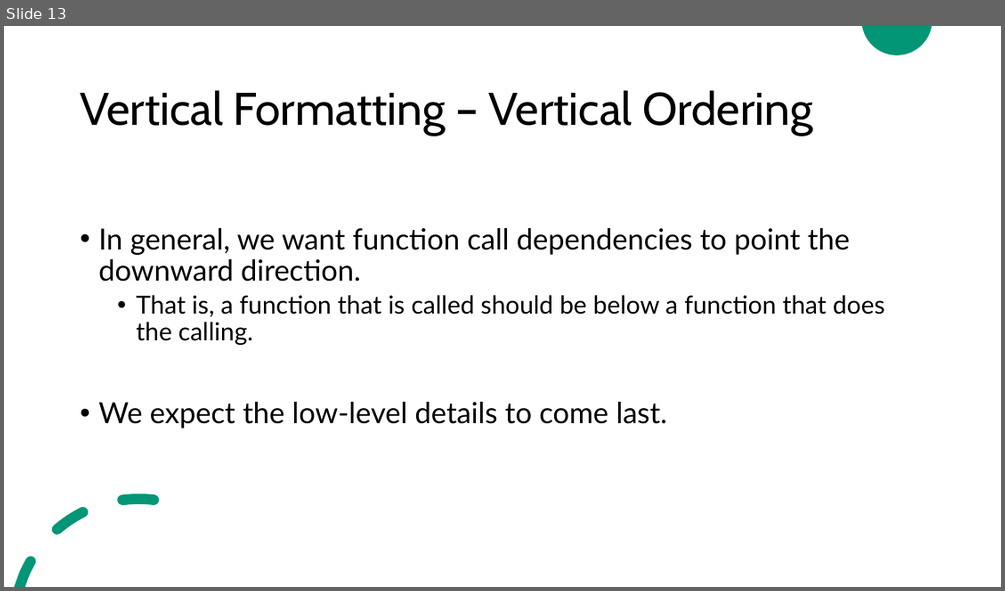
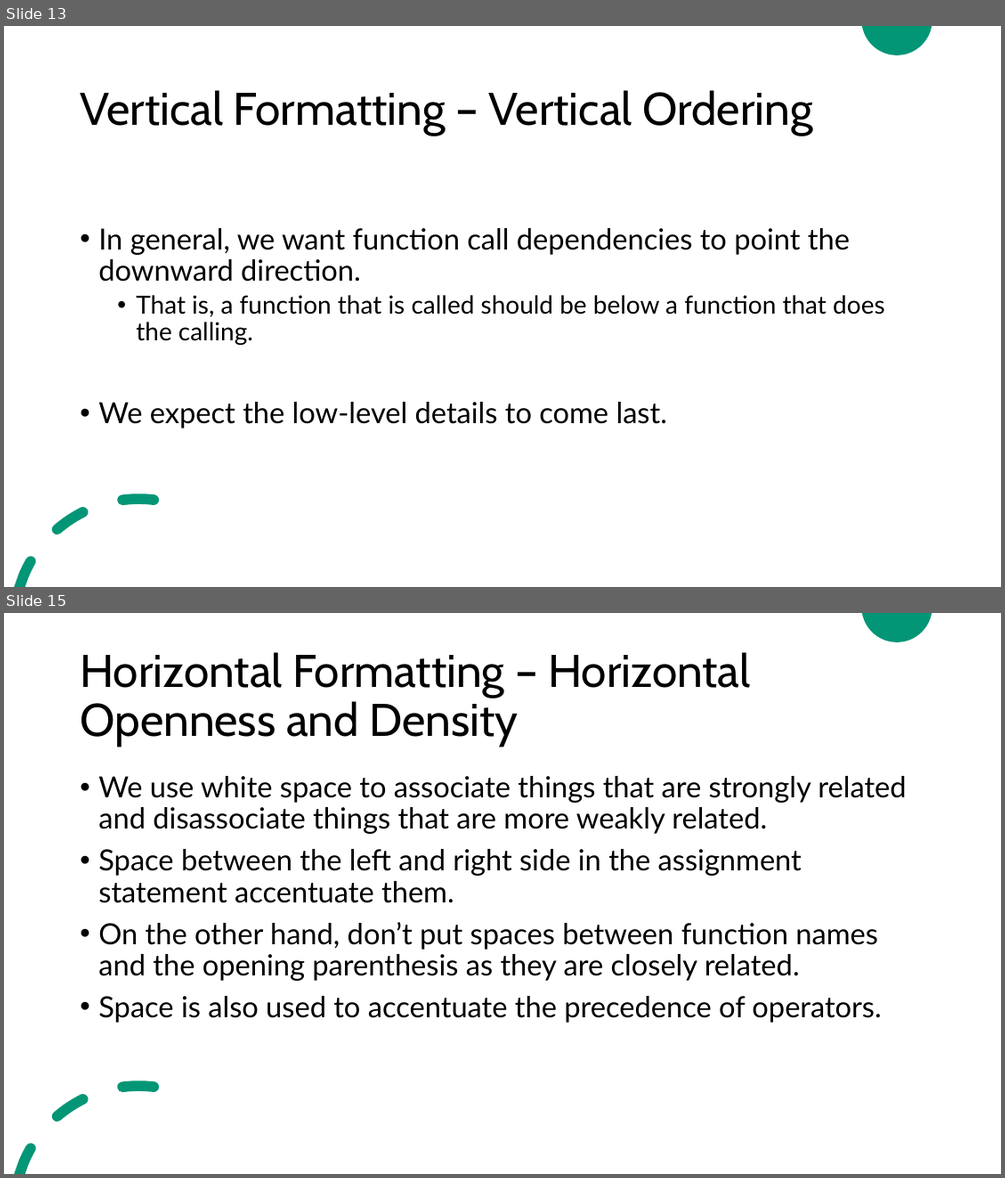
Before and after one commit to ZeinaZayed4/clean-code, a slide deck: Clean Code - Chapter 5.pptx. Shown one above the other, each under a label of ours: slide 13 before the commit, slides 13 and 15 after it; the slides between them are not shown. The pictures are 1005x591 and 1005x1178 pixels, drawn with LibreOffice and Linux fonts; fonts in the diff are those of the drawing. Boxes give left, top, right and bottom in pixels: in the first picture for what was removed or moved away, otherwise in the second. Text is boxed around its words. In the diff, an @@ line names an element or a change of style, - is before the commit and + after.

Commit message:
Update Clean Code - Chapter 5.pptx
Completed chapter 5 "formatting"

```diff
--- a/Clean Code - Chapter 5.pptx
+++ b/Clean Code - Chapter 5.pptx
@@ slide 15 added at box(4, 613, 1001, 1174), background #FFFFFF; not listed: 2 template elements that a slide beside it also shows @@
@@ title added at box(80, 652, 750, 746), 44 pt, text #000000 @@
+Horizontal Formatting – Horizontal Openness and Density
@@ text added at box(98, 776, 906, 1022), 28 pt, text #000000 @@
+• We use white space to associate things that are strongly related and disassociate things that are more weakly related.
+• Space between the left and right side in the assignment statement accentuate them.
+• On the other hand, don’t put spaces between function names and the opening parenthesis as they are closely related.
+• Space is also used to accentuate the precedence of operators.
```
Also in this commit, not shown: 9 other slides added.
